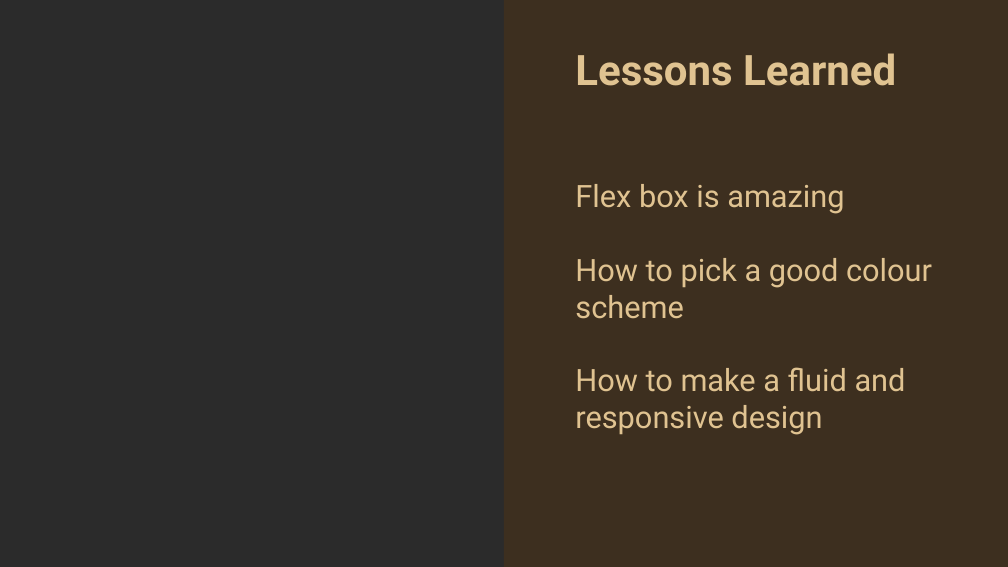
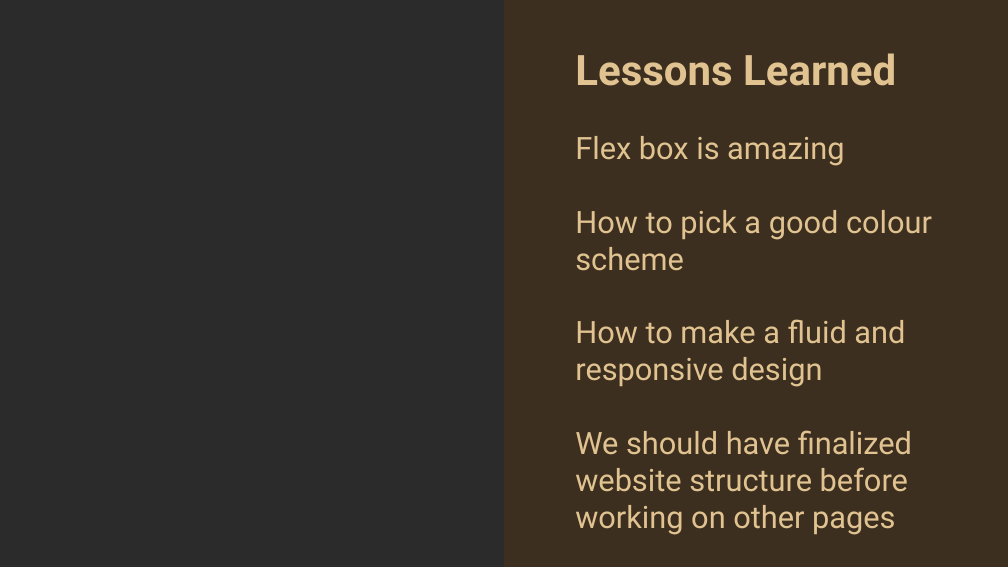
Before and after one commit to Arraggatis/Boneitis, a slide deck: slide 8 of Group_16_Presentation.pptx. Drawn at 1008x567 pixels with LibreOffice and Linux fonts; fonts in the diff are those of the drawing; background and template pictures are left out; a plain dark background stands for a picture behind light text. Boxes give left, top, right and bottom in pixels: in the first picture for what was removed or moved away, otherwise in the second. Text is boxed around its words. In the diff, an @@ line names an element or a change of style, - is before the commit and + after.

```diff
--- a/Group_16_Presentation.pptx
+++ b/Group_16_Presentation.pptx
@@ text "Flex box is amazing": place and size @@
-text "Flex box is amazing" at bbox=[575, 184, 932, 435]
+text "Flex box is amazing" at bbox=[575, 136, 932, 535]
@@ text at bbox=[575, 430, 912, 535]: paragraph added @@
+We should have finalized website structure before working on other pages
```
Also in this commit, not shown: 2 other slides changed, 1 slide added, 1 slide removed.
